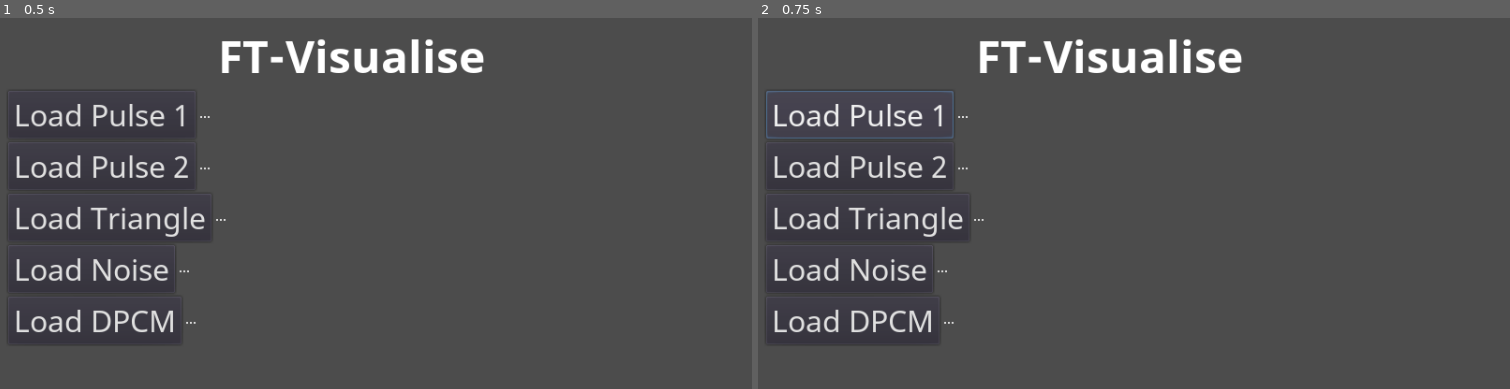
Above: before the commit, frames 1-2 (left to right).
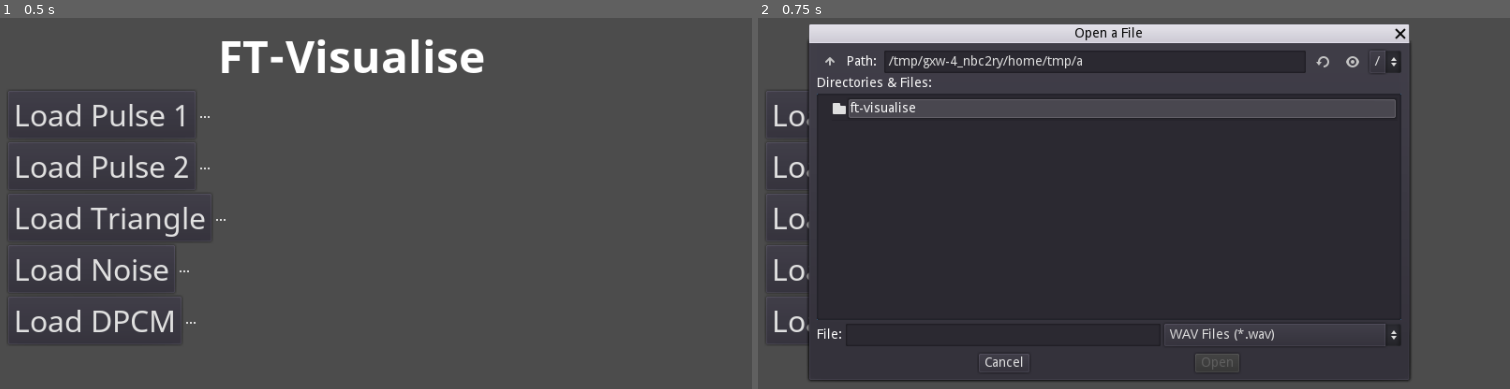
Above: after the commit, the same moments.

Repository: Boyquotes/ft-visualise
Game: Godot game, scene res://ft-visualise/Root.tscn
Same seed, same stepped clock (60 frames per second), same inputs: the game is played once before the commit and once after it.
Inputs:
- Up to frame 1 (0.5 s): no input
- Up to frame 2 (0.75 s): click "Load Pulse 1" at 0.5 s

Frame 1 is identical in both runs. In frame 2, 56% of the frame differs, in the area x 1-87%, y 1-98%.

Commit message:
Setting up simple FileDialog node instantiation with size clamping parameters and open only modifier

Diff:
--- /dev/null
+++ b/ft-visualise/FileLoader/FileLoader.gd
@@ -0,0 +1,23 @@
+extends FileDialog
+
+var initialPosition : Vector2
+
+func _ready():
+	self.applyMods()
+	# Track initial popup location to clamp window to.
+	initialPosition = self.get_position()
+
+func _input(event):
+	# Only trigger position resets on mouse button drag actions.
+	if event is InputEventMouseButton:
+		# As we can't disable FileDialog mouse events, we instead have to
+		# reset the window's position every time the user attempts to
+		# move the "Open A File" dialog window.
+		self.set_position(initialPosition)
+
+func applyMods():
+	self.access = FileDialog.ACCESS_FILESYSTEM
+	self.mode = FileDialog.MODE_OPEN_FILE
+
+	self.popup_centered_clamped(Vector2(720, 420))
+	self.add_filter('*.wav ; WAV Files')
--- /dev/null
+++ b/ft-visualise/FileLoader/FileLoader.tscn
@@ -0,0 +1,10 @@
+[gd_scene load_steps=2 format=2]
+
+[ext_resource path="res://ft-visualise/FileLoader/FileLoader.gd" type="Script" id=1]
+
+[node name="FileLoaderDialog" type="FileDialog"]
+margin_right = 315.0
+margin_bottom = 130.0
+size_flags_horizontal = 0
+size_flags_vertical = 0
+script = ExtResource( 1 )
--- a/ft-visualise/Root.gd
+++ b/ft-visualise/Root.gd
@@ -58,7 +58,10 @@
 	return dynamic_font
 
 func _on_Pulse1_pressed():
-	print('Pulse 1')
+	var dialog = create_instance('res://ft-visualise/FileLoader/FileLoader.tscn')
+	menu.add_child(dialog)
+
+	dialog.popup()
 
 func _on_Pulse2_pressed():
 	print('Pulse 2')
--- a/project.godot
+++ b/project.godot
@@ -18,6 +18,7 @@
 
 window/size/width=854
 window/size/height=480
+window/size/resizable=false
 
 [physics]
 
